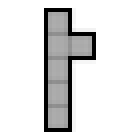
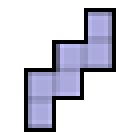
Comparing the layer stacks of the two 140 x 140 images. Changes:
added layer "35" above "34" over <box>24,8,116,132</box>
hid "3" over <box>44,8,96,132</box>
